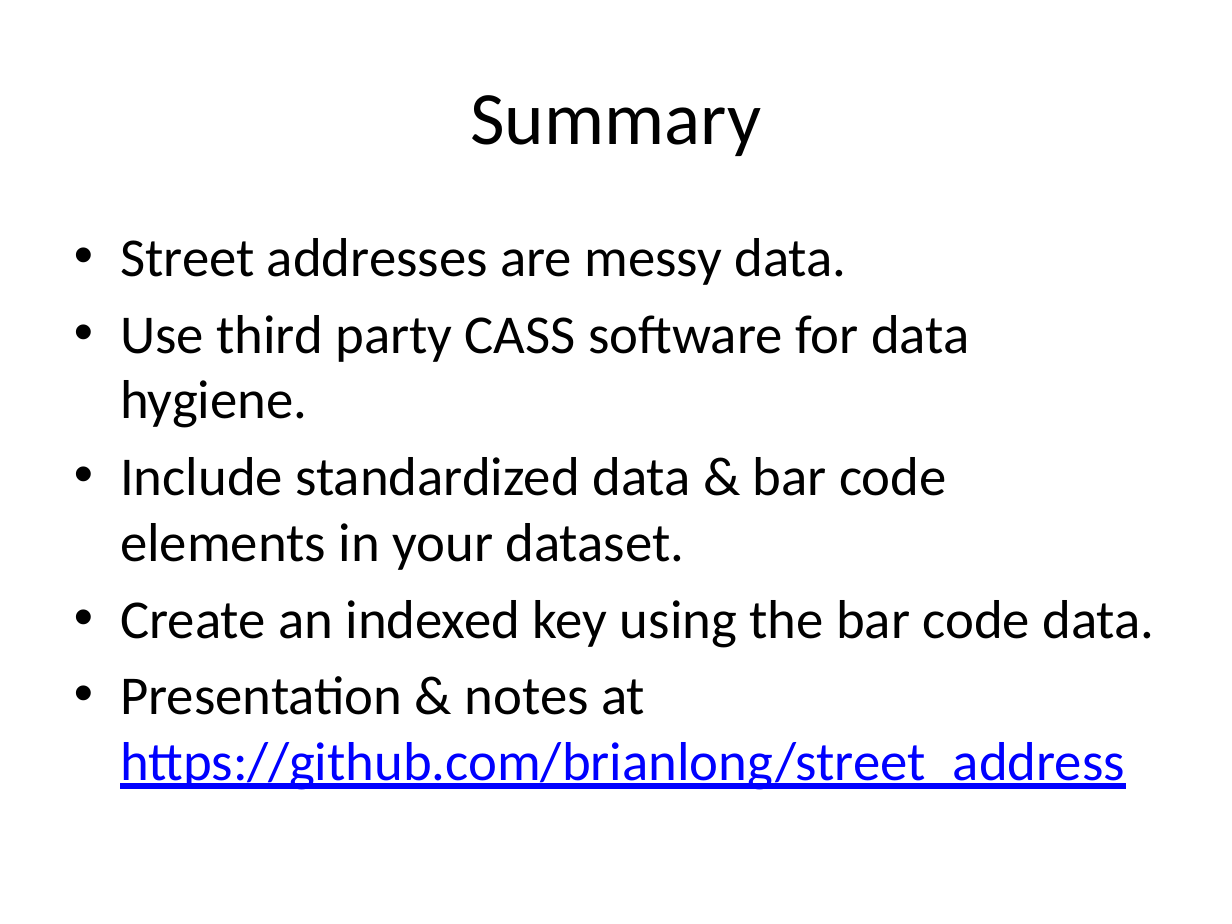
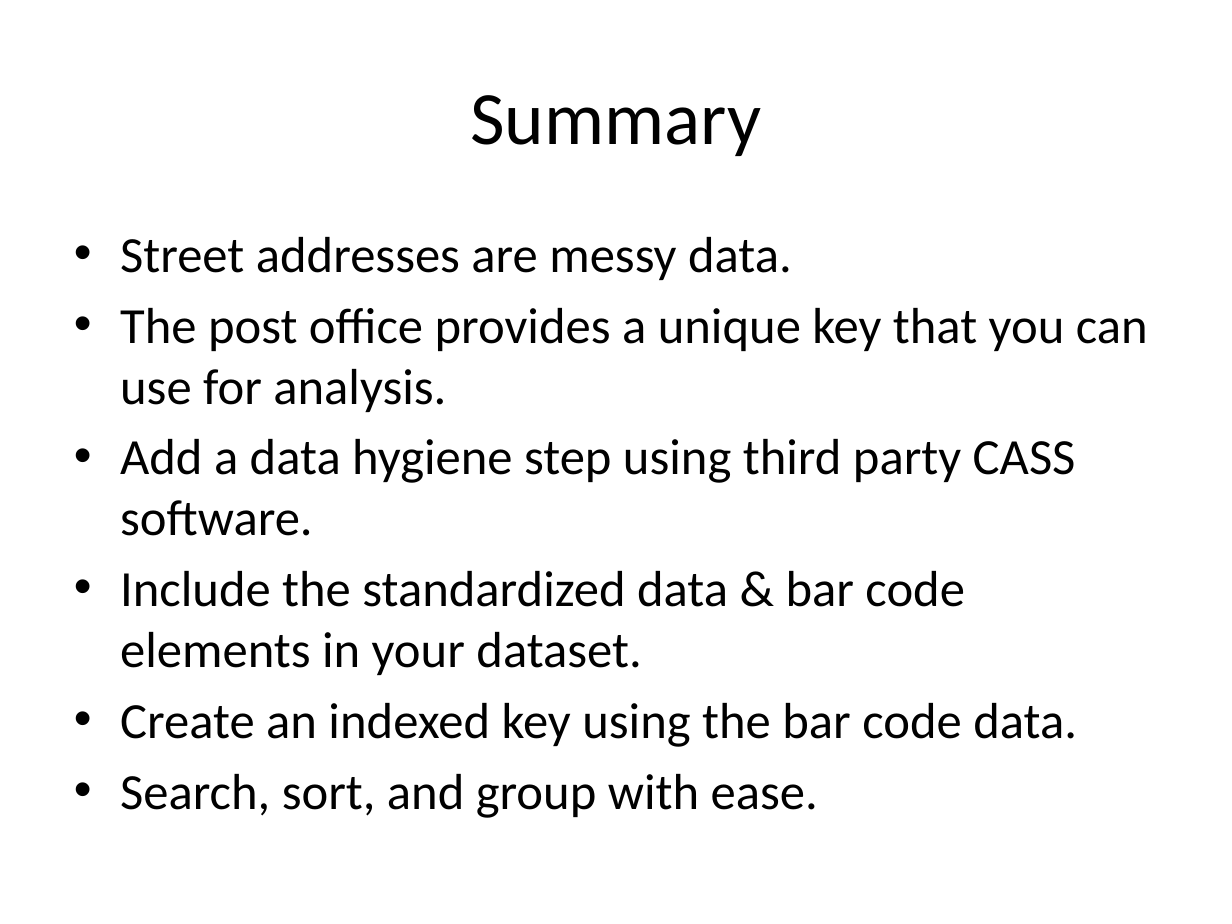
Before and after one commit to brianlong/street_address, a slide deck: slide 13 of presentations/street_addresses.pptx. Drawn at 1232x924 pixels with LibreOffice and Linux fonts; fonts in the diff are those of the drawing. Boxes give left, top, right and bottom in pixels: in the first picture for what was removed or moved away, otherwise in the second. Text is boxed around its words. In the diff, an @@ line names an element or a change of style, - is before the commit and + after.

Commit message:
Updated presentation

```diff
--- a/presentations/street_addresses.pptx
+++ b/presentations/street_addresses.pptx
@@ text at [120, 237, 1077, 747]: size 32 to 29.6 pt in "Street addresses are messy data.", "Create an indexed key using the bar ..." @@
@@ text at [120, 308, 1148, 675]: text changed; size 32 to 29.6 pt @@
-• Use third party CASS software for data hygiene.
-• Include standardized data & bar code elements in your dataset.
+• The post office provides a unique key that you can use for analysis.
+• Add a data hygiene step using third party CASS software.
+• Include the standardized data & bar code elements in your dataset.
@@ text at [120, 774, 818, 818]: text changed; size 32 to 29.6 pt; text colour #0000FF to #000000 @@
-• Presentation & notes at https://github.com/brianlong/street_address
+• Search, sort, and group with ease.
```
Also in this commit, not shown: 2 other slides changed, 1 other file.
